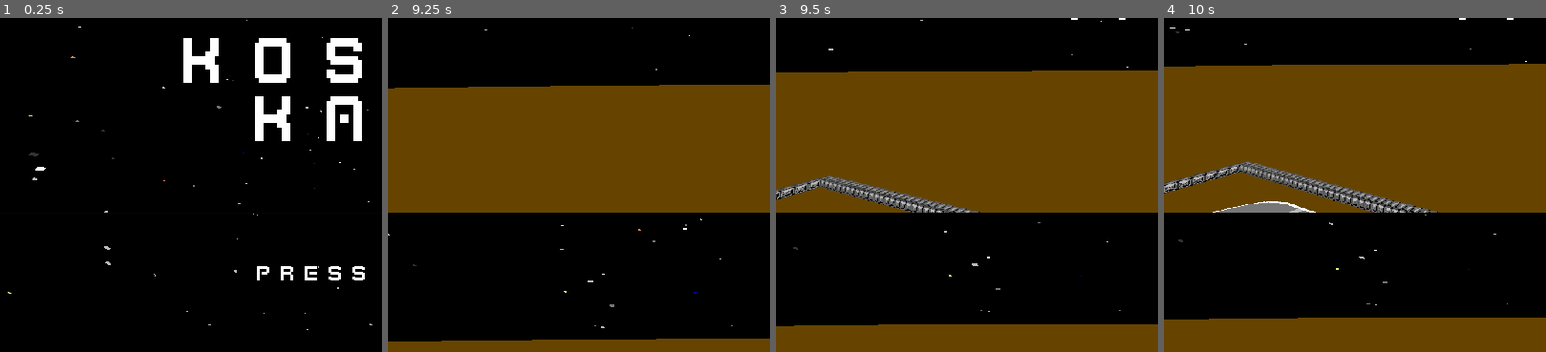
Above: before the commit, frames 1-4 (left to right).
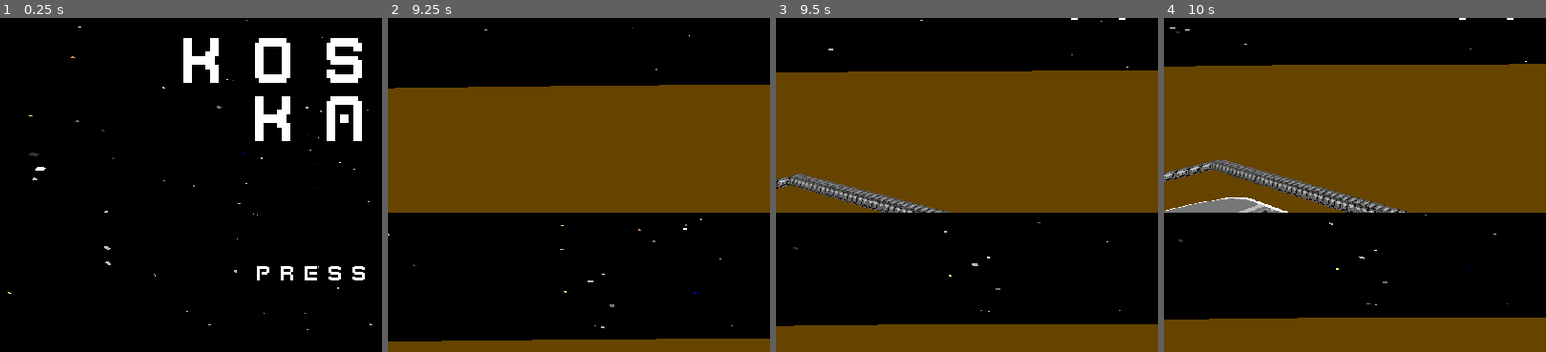
Above: after the commit, the same moments.

Repository: puzzud/MizJam1
Game: Godot game, scene res://Scenes/Game.tscn
Same seed, same stepped clock (60 frames per second), same inputs: the game is played once before the commit and once after it. Sound files missing from this copy of the repository are replaced by a short silence.
Inputs:
- Up to frame 1 (0.25 s): no input
- Up to frame 2 (9.25 s): tap Enter (ui_accept) at 0.5, 0.77, 1.07, 1.52, 1.82, 3.02, 3.32, 3.77, 4.07, 4.52, 4.82, 6.02, 6.32, 6.77, 7.07, 7.52, 7.82, 9.02 s; hold D (game_turn_right) 0.53-1.28 s; hold P 0.53-1.28 s; hold S (game_brake) 1.28-2.03 s; tap P every 1.5 s from 1.35 to 8.85 s; hold D (game_turn_right) 2.03-2.78 s; hold P 2.03-2.78 s; hold W (game_accelerate) 2.78-3.53 s; hold P 3.53-4.28 s; hold A (game_turn_left) 3.53-5.03 s; hold S (game_brake) 5.03-5.78 s; hold P 5.03-5.78 s; hold D (game_turn_right) 5.78-6.53 s; hold W (game_accelerate) 6.53-7.28 s; hold P 6.53-7.28 s; hold D (game_turn_right) 7.28-8.03 s; hold S (game_brake) 8.03-8.78 s; hold P 8.03-8.78 s; hold A (game_turn_left) from 8.78 s (still down)
- Up to frame 3 (9.5 s): keep holding A (game_turn_left); tap Enter (ui_accept) at 9.32 s
- Up to frame 4 (10 s): release A (game_turn_left) at 9.53 s; hold W (game_accelerate) from 9.53 s (still down); hold P from 9.53 s (still down); tap Enter (ui_accept) at 9.77 s
The pictures show only the part of the screen within x 0-50%, y 21-71%; the shares and areas given below are measured in that part.

Frames 1-2 are identical in both runs. In frame 3, 2.3% of the frame differs, in the area x 0-54%, y 46-59%; in frame 4, 4.3%, in the area x 0-72%, y 42-59%.

Commit message:
Moved player to the back and added more karts.

Diff:
--- a/Project/Scenes/Game.tscn
+++ b/Project/Scenes/Game.tscn
@@ -47,53 +47,69 @@
 [node name="Karts" type="Spatial" parent="."]
 
 [node name="Kart1" parent="Karts" instance=ExtResource( 2 )]
-transform = Transform( 1, 0, 0, 0, 1, 0, 0, 0, 1, 51.0513, 0, 9.06399 )
+transform = Transform( 1, 0, 0, 0, 1, 0, 0, 0, 1, 51.0953, 0, 8.7697 )
 
 [node name="Saucer" parent="Karts/Kart1" index="0"]
+modulate = Color( 1, 0.466667, 0.466667, 1 )
+
+[node name="Controller" parent="Karts/Kart1" instance=ExtResource( 7 )]
+
+[node name="Kart2" parent="Karts" instance=ExtResource( 2 )]
+transform = Transform( 1, 0, 0, 0, 1, 0, 0, 0, 1, 55.0394, 0, 11.748 )
+
+[node name="Saucer" parent="Karts/Kart2" index="0"]
+modulate = Color( 0, 0.533333, 1, 1 )
+
+[node name="Controller" parent="Karts/Kart2" instance=ExtResource( 7 )]
+
+[node name="Kart3" parent="Karts" instance=ExtResource( 2 )]
+transform = Transform( 1, 0, 0, 0, 1, 0, 0, 0, 1, 51.0704, 0, 14.8953 )
+
+[node name="Saucer" parent="Karts/Kart3" index="0"]
+modulate = Color( 0, 0.8, 0.333333, 1 )
+
+[node name="Controller" parent="Karts/Kart3" instance=ExtResource( 7 )]
+
+[node name="Kart4" parent="Karts" instance=ExtResource( 2 )]
+transform = Transform( 1, 0, 0, 0, 1, 0, 0, 0, 1, 54.9673, 0, 17.7507 )
+
+[node name="Saucer" parent="Karts/Kart4" index="0"]
+modulate = Color( 0.8, 0.266667, 0.8, 1 )
+
+[node name="Controller" parent="Karts/Kart4" instance=ExtResource( 7 )]
+
+[node name="Kart5" parent="Karts" instance=ExtResource( 2 )]
+transform = Transform( 1, 0, 0, 0, 1, 0, 0, 0, 1, 50.9811, 0, 20.7517 )
+
+[node name="Saucer" parent="Karts/Kart5" index="0"]
+modulate = Color( 0.666667, 1, 0.933333, 1 )
+
+[node name="Controller" parent="Karts/Kart5" instance=ExtResource( 7 )]
+
+[node name="Kart6" parent="Karts" instance=ExtResource( 2 )]
+transform = Transform( 1, 0, 0, 0, 1, 0, 0, 0, 1, 55.0114, 0, 23.7367 )
+
+[node name="Saucer" parent="Karts/Kart6" index="0"]
+modulate = Color( 0.533333, 0, 0, 1 )
+
+[node name="Controller" parent="Karts/Kart6" instance=ExtResource( 7 )]
+
+[node name="Kart7" parent="Karts" instance=ExtResource( 2 )]
+transform = Transform( 1, 0, 0, 0, 1, 0, 0, 0, 1, 50.9855, 0, 26.7736 )
+
+[node name="Saucer" parent="Karts/Kart7" index="0"]
+modulate = Color( 0.2, 0.2, 0.2, 1 )
+
+[node name="Controller" parent="Karts/Kart7" instance=ExtResource( 7 )]
+
+[node name="Kart8" parent="Karts" instance=ExtResource( 2 )]
+transform = Transform( 1, 0, 0, 0, 1, 0, 0, 0, 1, 54.9889, 0, 29.717 )
+
+[node name="Saucer" parent="Karts/Kart8" index="0"]
 modulate = Color( 0.933333, 0.933333, 0.466667, 1 )
 
-[node name="Controller" type="Node" parent="Karts/Kart1"]
+[node name="Controller" type="Node" parent="Karts/Kart8"]
 script = ExtResource( 3 )
-
-[node name="Kart2" parent="Karts" instance=ExtResource( 2 )]
-transform = Transform( 1, 0, 0, 0, 1, 0, 0, 0, 1, 54.9208, 0, 12.0611 )
-
-[node name="Saucer" parent="Karts/Kart2" index="0"]
-modulate = Color( 1, 0.466667, 0.466667, 1 )
-
-[node name="Controller" parent="Karts/Kart2" instance=ExtResource( 7 )]
-
-[node name="Kart3" parent="Karts" instance=ExtResource( 2 )]
-transform = Transform( 1, 0, 0, 0, 1, 0, 0, 0, 1, 51.1661, 0, 15.0808 )
-
-[node name="Saucer" parent="Karts/Kart3" index="0"]
-modulate = Color( 0, 0.533333, 1, 1 )
-
-[node name="Controller" parent="Karts/Kart3" instance=ExtResource( 7 )]
-
-[node name="Kart4" parent="Karts" instance=ExtResource( 2 )]
-transform = Transform( 1, 0, 0, 0, 1, 0, 0, 0, 1, 55.0425, 0, 17.9947 )
-
-[node name="Saucer" parent="Karts/Kart4" index="0"]
-modulate = Color( 0, 0.8, 0.333333, 1 )
-
-[node name="Controller" parent="Karts/Kart4" instance=ExtResource( 7 )]
-
-[node name="Kart5" parent="Karts" instance=ExtResource( 2 )]
-transform = Transform( 1, 0, 0, 0, 1, 0, 0, 0, 1, 50.9714, 0, 21.1505 )
-
-[node name="Saucer" parent="Karts/Kart5" index="0"]
-modulate = Color( 0.8, 0.266667, 0.8, 1 )
-
-[node name="Controller" parent="Karts/Kart5" instance=ExtResource( 7 )]
-
-[node name="Kart6" parent="Karts" instance=ExtResource( 2 )]
-transform = Transform( 1, 0, 0, 0, 1, 0, 0, 0, 1, 54.9138, 0, 24.2642 )
-
-[node name="Saucer" parent="Karts/Kart6" index="0"]
-modulate = Color( 0.666667, 1, 0.933333, 1 )
-
-[node name="Controller" parent="Karts/Kart6" instance=ExtResource( 7 )]
 
 [node name="Viewports" type="VBoxContainer" parent="."]
 anchor_right = 1.0
@@ -128,7 +144,7 @@
 __meta__ = {
 "_edit_lock_": true
 }
-targetNodePath = NodePath("../../../../Karts/Kart1")
+targetNodePath = NodePath("../../../../Karts/Kart8")
 
 [node name="Listener" type="Listener" parent="Viewports/ViewportContainerTop/ViewportTop/Camera"]
 current = true
@@ -575,3 +591,7 @@
 [editable path="Karts/Kart5"]
 
 [editable path="Karts/Kart6"]
+
+[editable path="Karts/Kart7"]
+
+[editable path="Karts/Kart8"]
--- a/Project/Scenes/Track1.tscn
+++ b/Project/Scenes/Track1.tscn
@@ -51,37 +51,49 @@
 }
 
 [node name="PolePosition1" type="Spatial" parent="PolePositions"]
-transform = Transform( 1, 0, 0, 0, 1, 0, 0, 0, 1, 51.0513, 0, 9.06399 )
+transform = Transform( 1, 0, 0, 0, 1, 0, 0, 0, 1, 51.0513, 0, 8.71124 )
 __meta__ = {
 "_edit_lock_": true
 }
 
 [node name="PolePosition2" type="Spatial" parent="PolePositions"]
-transform = Transform( 1, 0, 0, 0, 1, 0, 0, 0, 1, 54.9208, 0, 12.0611 )
+transform = Transform( 1, 0, 0, 0, 1, 0, 0, 0, 1, 54.9208, 0, 11.8494 )
 __meta__ = {
 "_edit_lock_": true
 }
 
 [node name="PolePosition3" type="Spatial" parent="PolePositions"]
-transform = Transform( 1, 0, 0, 0, 1, 0, 0, 0, 1, 51.1661, 0, 15.0808 )
+transform = Transform( 1, 0, 0, 0, 1, 0, 0, 0, 1, 50.9545, 0, 14.7281 )
 __meta__ = {
 "_edit_lock_": true
 }
 
 [node name="PolePosition4" type="Spatial" parent="PolePositions"]
-transform = Transform( 1, 0, 0, 0, 1, 0, 0, 0, 1, 55.0425, 0, 17.9947 )
+transform = Transform( 1, 0, 0, 0, 1, 0, 0, 0, 1, 55.0425, 0, 17.7831 )
 __meta__ = {
 "_edit_lock_": true
 }
 
 [node name="PolePosition5" type="Spatial" parent="PolePositions"]
-transform = Transform( 1, 0, 0, 0, 1, 0, 0, 0, 1, 50.9714, 0, 21.1505 )
+transform = Transform( 1, 0, 0, 0, 1, 0, 0, 0, 1, 50.9714, 0, 20.7977 )
 __meta__ = {
 "_edit_lock_": true
 }
 
 [node name="PolePosition6" type="Spatial" parent="PolePositions"]
-transform = Transform( 1, 0, 0, 0, 1, 0, 0, 0, 1, 54.9138, 0, 24.2642 )
+transform = Transform( 1, 0, 0, 0, 1, 0, 0, 0, 1, 54.9138, 0, 23.7703 )
+__meta__ = {
+"_edit_lock_": true
+}
+
+[node name="PolePosition7" type="Spatial" parent="PolePositions"]
+transform = Transform( 1, 0, 0, 0, 1, 0, 0, 0, 1, 50.9896, 0, 26.797 )
+__meta__ = {
+"_edit_lock_": true
+}
+
+[node name="PolePosition8" type="Spatial" parent="PolePositions"]
+transform = Transform( 1, 0, 0, 0, 1, 0, 0, 0, 1, 54.9285, 0, 29.6911 )
 __meta__ = {
 "_edit_lock_": true
 }
--- a/Project/Scripts/Game.gd
+++ b/Project/Scripts/Game.gd
@@ -316,7 +316,7 @@
 	# Reset controls.
 	for kartIndex in range(0, $Karts.get_child_count()):
 		var kart: Kart = $Karts.get_child(kartIndex)
-		if kartIndex == 0:
+		if kartIndex == 7:
 			giveHumanControlToKart(kart)
 		else:
 			automateKart(kart)
